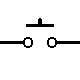
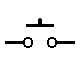
Two versions of the same layered image (w=80, h=80). Layer-by-layer changes:
painted on "Pozadí" over [0, 41, 80, 44]
